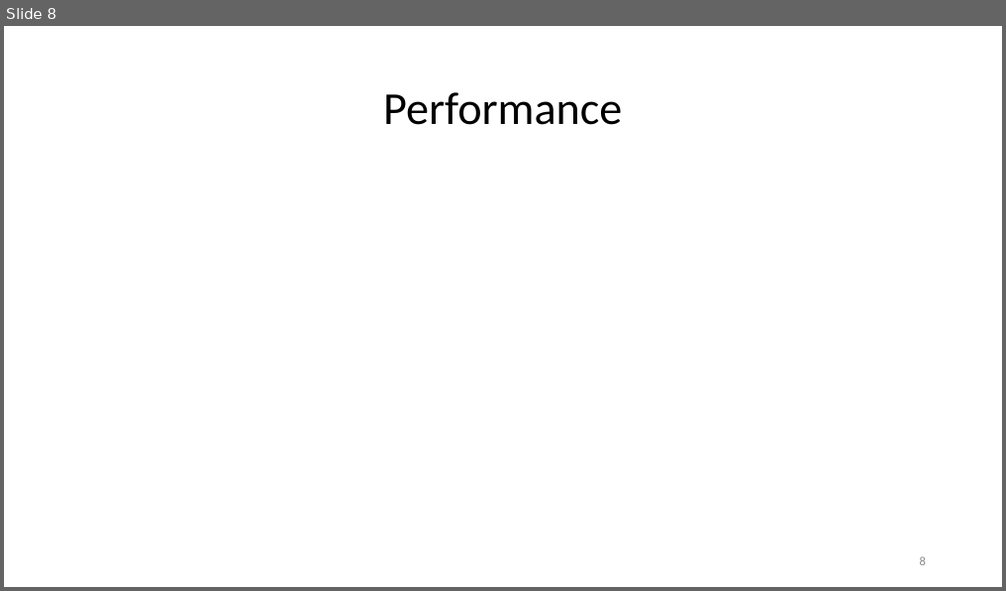
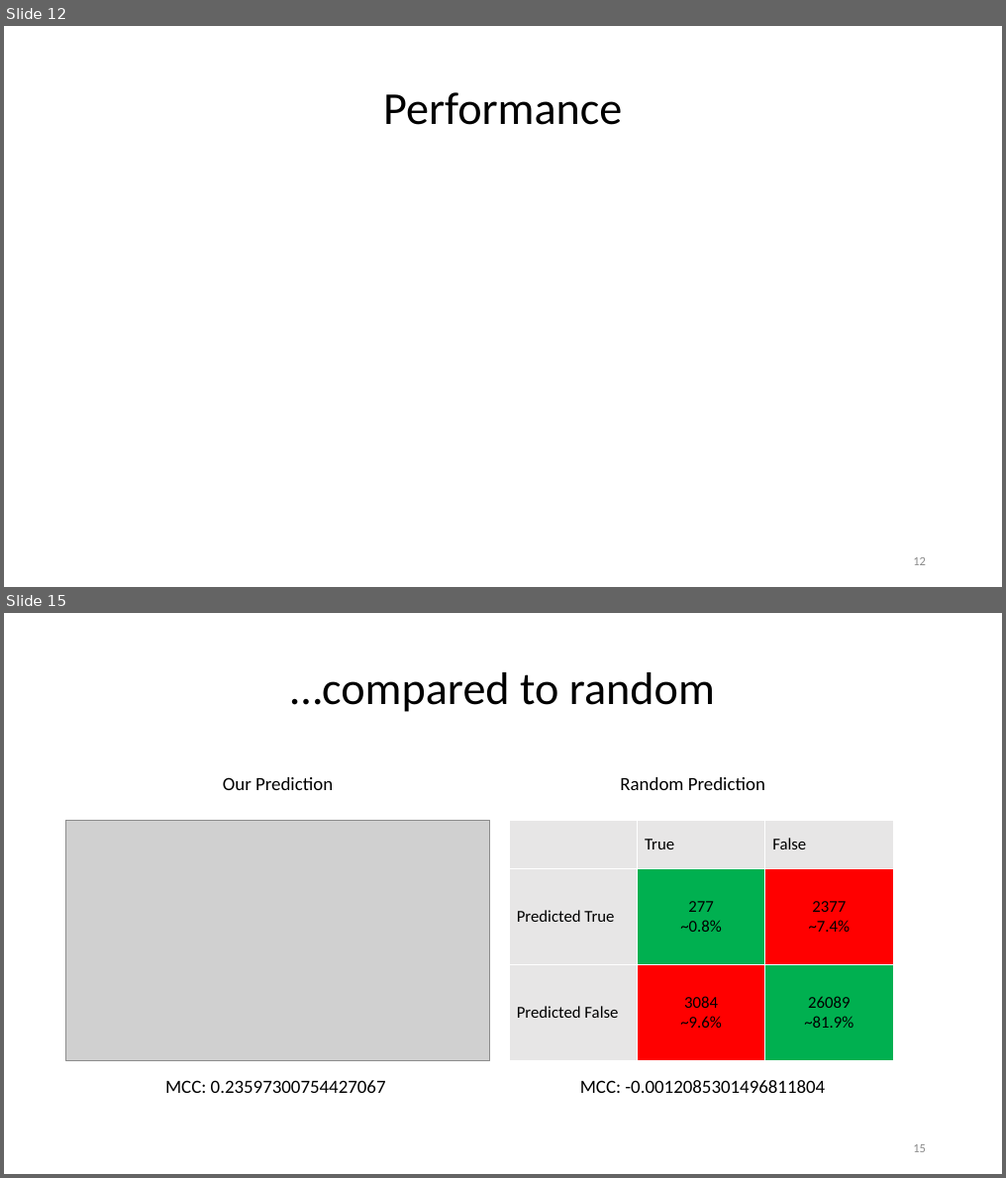
Before and after one commit to paulhager/ProteinPrediction1, a slide deck: BLOSUM_scorescompared to single SNAP scores.pptx. Shown one above the other, each under a label of ours: slide 8 before the commit, slides 12 and 15 after it; the slides between them are not shown. The pictures are 1006x591 and 1006x1178 pixels, drawn with LibreOffice and Linux fonts; fonts in the diff are those of the drawing; grey boxes stand for pictures; background and template pictures are left out. Boxes give left, top, right and bottom in pixels: in the first picture for what was removed or moved away, otherwise in the second. Text is boxed around its words. In the diff, an @@ line names an element or a change of style, - is before the commit and + after.

```diff
--- a/BLOSUM_scorescompared to single SNAP scores.pptx
+++ b/BLOSUM_scorescompared to single SNAP scores.pptx
@@ slide 15 added at [4,613,1002,1174], background #FFFFFF @@
@@ title added at [290,672,715,712], 44 pt, text #000000 @@
+…compared to random
@@ text added at [223,777,333,790], 18 pt, text #000000 @@
+Our Prediction
@@ text added at [620,777,765,790], 18 pt, text #000000 @@
+Random Prediction
@@ picture added at [66,820,491,1061] @@
@@ table added at [509,820,893,1061], 3 rows, 3 columns @@
+ | True | False
+Predicted True | 277 / ~0.8% | 2377 / ~7.4%
+Predicted False | 3084 / ~9.6% | 26089 / ~81.9%
@@ text added at [165,1080,386,1093], 18 pt, text #000000 @@
+MCC: 0.23597300754427067
@@ text added at [580,1080,825,1093], 18 pt, text #000000 @@
+MCC: -0.0012085301496811804
@@ page number added at [913,1145,926,1153], 12 pt, text #8C8C8C @@
+15
@@ what was slide 8 is now slide 12 @@
@@ page number at [913,558,926,566]: text changed @@
-8
+12
```
Also in this commit, not shown: 6 slides changed, 5 other slides added, 1 other file.
